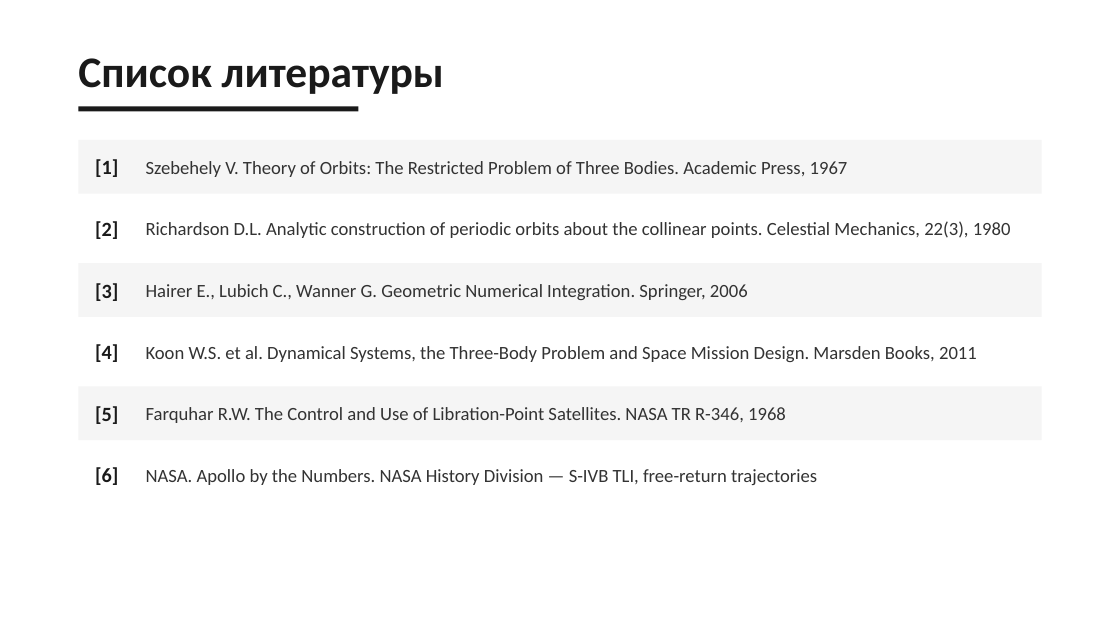
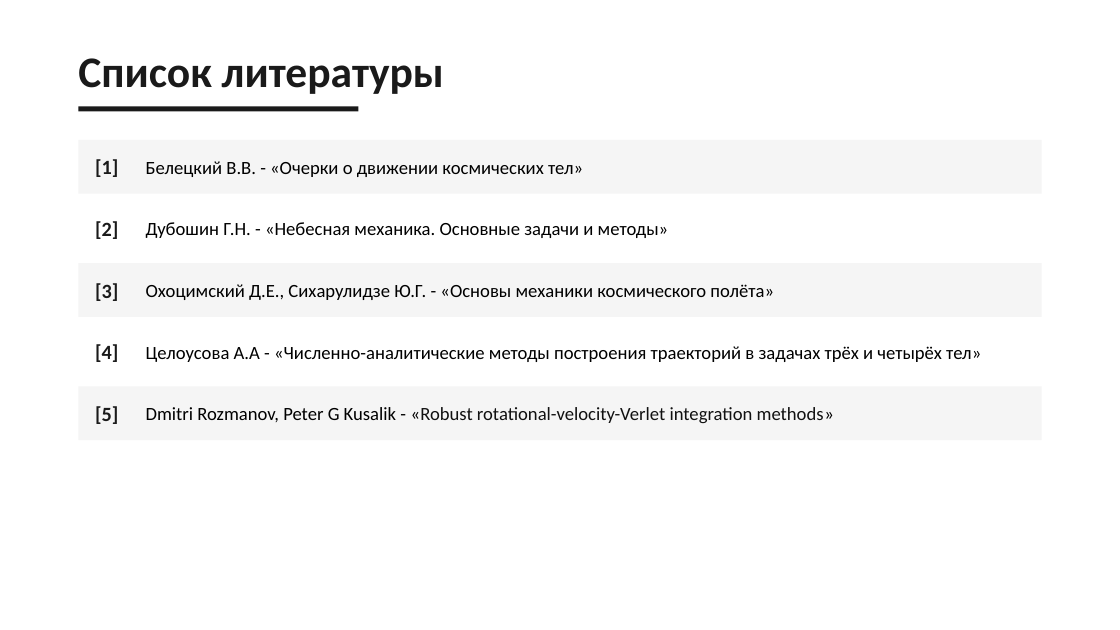
Before and after one commit to AlexKlyu/cr3bp, a slide deck: slide 26 of public/presentation_2503.pptx. Drawn at 1120x630 pixels with LibreOffice and Linux fonts; fonts in the diff are those of the drawing. Boxes give left, top, right and bottom in pixels: in the first picture for what was removed or moved away, otherwise in the second. Text is boxed around its words. In the diff, an @@ line names an element or a change of style, - is before the commit and + after.

```diff
--- a/public/presentation_2503.pptx
+++ b/public/presentation_2503.pptx
@@ text at box(146, 161, 583, 177): text changed; text colour #333333 to #000000 @@
-Szebehely V. Theory of Orbits: The Restricted Problem of Three Bodies. Academic Press, 1967
+Белецкий В.В. - «Очерки о движении космических тел»
@@ text at box(146, 222, 669, 238): text changed; text colour #333333 to #000000 @@
-Richardson D.L. Analytic construction of periodic orbits about the collinear points. Celestial Mechanics, 22(3), 1980
+Дубошин Г.Н. - «Небесная механика. Основные задачи и методы»
@@ text at box(146, 284, 774, 300): text changed; text colour #333333 to #000000 @@
-Hairer E., Lubich C., Wanner G. Geometric Numerical Integration. Springer, 2006
+Охоцимский Д.Е., Сихарулидзе Ю.Г. - «Основы механики космического полёта»
@@ text at box(146, 346, 981, 362): text changed; text colour #333333 to #000000 @@
-Koon W.S. et al. Dynamical Systems, the Three-Body Problem and Space Mission Design. Marsden Books, 2011
+Целоусова А.А - «Численно-аналитические методы построения траекторий в задачах трёх и четырёх тел»
@@ text at box(146, 407, 834, 423): text changed; text colour #333333 to #111111 @@
-Farquhar R.W. The Control and Use of Libration-Point Satellites. NASA TR R-346, 1968
+Dmitri Rozmanov, Peter G Kusalik - «Robust rotational-velocity-Verlet integration methods»
@@ rectangle removed at box(78, 448, 1042, 502) @@
@@ text removed at box(95, 467, 118, 485) @@
-[6]
@@ text removed at box(146, 469, 817, 485) @@
-NASA. Apollo by the Numbers. NASA History Division — S-IVB TLI, free-return trajectories
```
Also in this commit, not shown: 1 other file.
